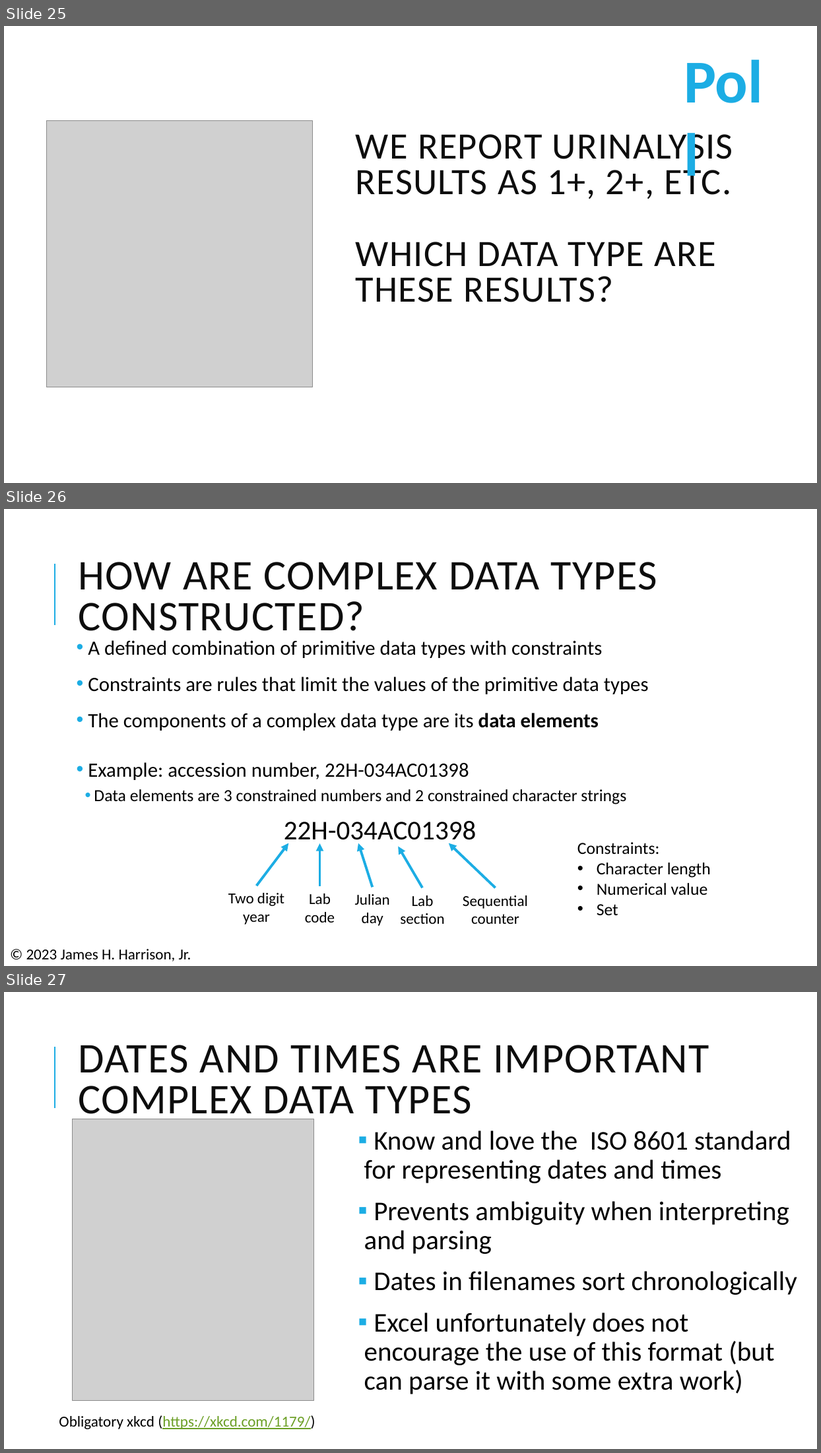
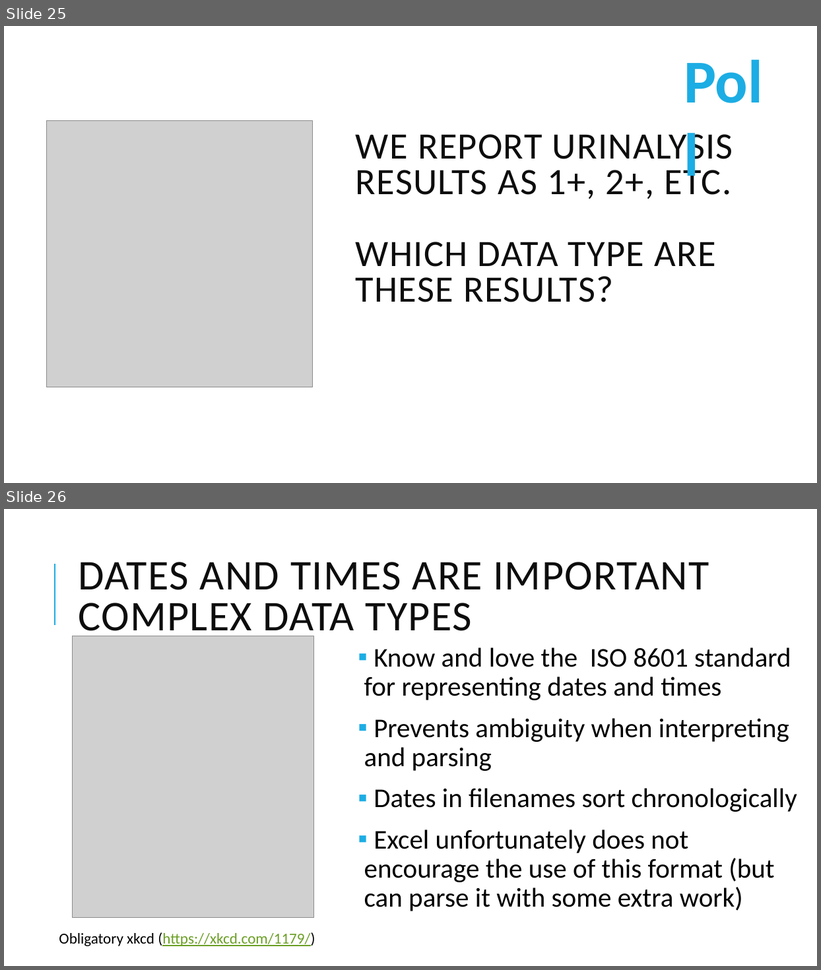
Before and after one commit to pcmathias/MSACL-data-literacy, a slide deck: updates_2026/presentations/Module 1 Slides.pptx. Shown one above the other, each under a label of ours: slides 25, 26 and 27 before the commit, slides 25 and 26 after it. The pictures are 821x1453 and 821x970 pixels, drawn with LibreOffice and Linux fonts; fonts in the diff are those of the drawing; grey boxes stand for pictures. Boxes give left, top, right and bottom in pixels: in the first picture for what was removed or moved away, otherwise in the second. Text is boxed around its words. In the diff, an @@ line names an element or a change of style, - is before the commit and + after.

```diff
--- a/updates_2026/presentations/Module 1 Slides.pptx
+++ b/updates_2026/presentations/Module 1 Slides.pptx
@@ slide 26 removed at (x1=4, y1=509, x2=817, y2=966), background #FFFFFF; not listed: 1 template element that a slide beside it also shows @@
@@ title removed at (x1=79, y1=562, x2=657, y2=631) @@
-HOW ARE COMPLEX DATA TYPES CONSTRUCTED?
@@ text removed at (x1=88, y1=640, x2=649, y2=805) @@
-• A defined combination of primitive data types with constraints
-• Constraints are rules that limit the values of the primitive data types
-• The components of a complex data type are its data elements
-• Example: accession number, 22H-034AC01398
-  • Data elements are 3 constrained numbers and 2 constrained character strings
@@ text removed at (x1=284, y1=821, x2=477, y2=846) @@
-22H-034AC01398
@@ arrow removed from (257, 886) to (289, 843) @@
@@ arrow removed from (320, 887) to (320, 844) @@
@@ arrow removed from (372, 887) to (358, 843) @@
@@ arrow removed from (496, 889) to (449, 843) @@
@@ text removed at (x1=578, y1=842, x2=711, y2=916) @@
-Constraints:
-• Character length
-• Numerical value
-• Set
@@ arrow removed from (422, 889) to (398, 847) @@
@@ text removed at (x1=228, y1=893, x2=284, y2=925) @@
-Two digit
-year
@@ text removed at (x1=305, y1=894, x2=335, y2=923) @@
-Lab
-code
@@ text removed at (x1=355, y1=894, x2=390, y2=926) @@
-Julian
-day
@@ text removed at (x1=400, y1=896, x2=444, y2=924) @@
-Lab
-section
@@ text removed at (x1=463, y1=896, x2=528, y2=924) @@
-Sequential
-counter
@@ text removed at (x1=26, y1=949, x2=191, y2=962) @@
-© 2023 James H. Harrison, Jr.
@@ what was slide 27 is now slide 26 @@
```
Also in this commit, not shown: 1 other slide removed, 48 other files.
